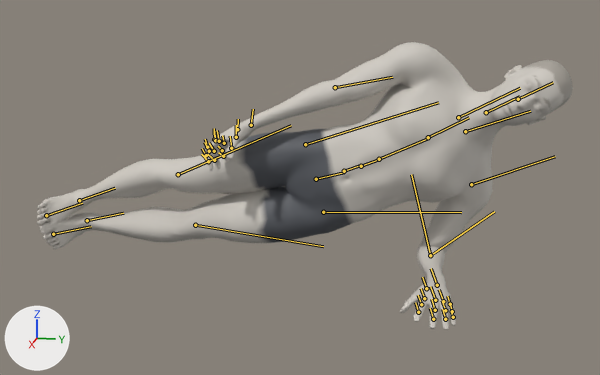
An edit to the glTF model exports/side-plank.glb, drawn before and after from the same camera.
One viewpoint serves both versions: a camera (50 mm lens) standing at (2.601, 0.477, 0.89) and looking at (0.186, -0.006, 0.286). Lighting does not change. The marker at lower left points along +X, +Y and +Z. The older version comes first. Both versions are drawn at frame 41 of the action 'side-plank_left'; the numbers are the values there. The bones that change, and the others that lie on the model, are drawn over the model as lines.
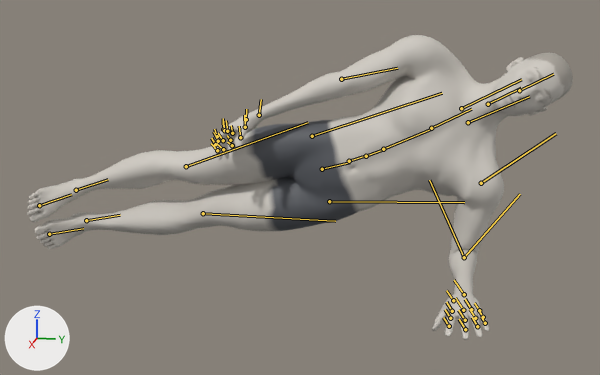
Where the change shows, as pixel boxes [x1, y1, x2, y2] in the pictures (600 x 375 px):
'Mesh_0', posed
    before: [37, 42, 573, 330]
    after: [27, 35, 573, 340]
bone 'pelvis', root to tip
    before: (316, 179) to (344, 172)
    after: (322, 169) to (349, 162)
bone 'clavicle_l', root to tip
    before: (465, 131) to (530, 111)
    after: (468, 122) to (529, 96)
bone 'upperarm_l', root to tip
    before: (471, 184) to (555, 156)
    after: (481, 183) to (556, 133)
bone 'lowerarm_l', root to tip
    before: (430, 255) to (494, 211)
    after: (464, 257) to (520, 194)
bone 'hand_l', root to tip
    before: (437, 285) to (431, 268)
    after: (464, 294) to (454, 280)
bone 'thigh_l', root to tip
    before: (323, 212) to (461, 212)
    after: (329, 201) to (464, 202)
bone 'calf_l', root to tip
    before: (195, 225) to (323, 246)
    after: (203, 213) to (335, 221)
bone 'foot_l', root to tip
    before: (87, 220) to (123, 213)
    after: (86, 220) to (120, 215)
bone 'thigh_r', root to tip
    before: (305, 144) to (438, 102)
    after: (312, 136) to (442, 93)
bone 'calf_r', root to tip
    before: (178, 174) to (291, 125)
    after: (186, 166) to (308, 122)
bone 'foot_r', root to tip
    before: (79, 200) to (115, 188)
    after: (76, 190) to (108, 179)

The change in detail:
Bone 'pelvis' (bone_pelvis) moves from (-0.024, -0.693, -0.06) to (-0.032, -0.676, 0.014).
Bone 'clavicle_l' (bone_clavicle_l) turns from (-10, 22, 0) to (-3, -28, 0) degrees about its own x, y and z.
Bone 'upperarm_l' (bone_upperarm_l) turns from (2, -25, -1) to (11, 37, -5) degrees about its own x, y and z.
Bone 'lowerarm_l' (bone_lowerarm_l) turns from (10, -34, 26) to (5, -42, 31) degrees about its own x, y and z.
Bone 'hand_l' (bone_hand_l) turns from (72, -10, -56) to (72, -8, -47) degrees about its own x, y and z.
Bone 'thigh_l' (bone_thigh_l) turns from (-11, -1, -5) to (-12, -1, -4) degrees about its own x, y and z.
Bone 'calf_l' (bone_calf_l) turns from (-6, 1, -8) to (-2, 0, -2) degrees about its own x, y and z.
Bone 'foot_l' (bone_foot_l) turns from (15, -4, 13) to (12, -1, -4) degrees about its own x, y and z.
Bone 'thigh_r' (bone_thigh_r) turns from (5, 0, -3) to (5, 0, -1) degrees about its own x, y and z.
Bone 'calf_r' (bone_calf_r) turns from (6, -1, -12) to (2, -1, -7) degrees about its own x, y and z.
Bone 'foot_r' (bone_foot_r) turns from (-4, 5, 15) to (-2, 3, -1) degrees about its own x, y and z.
